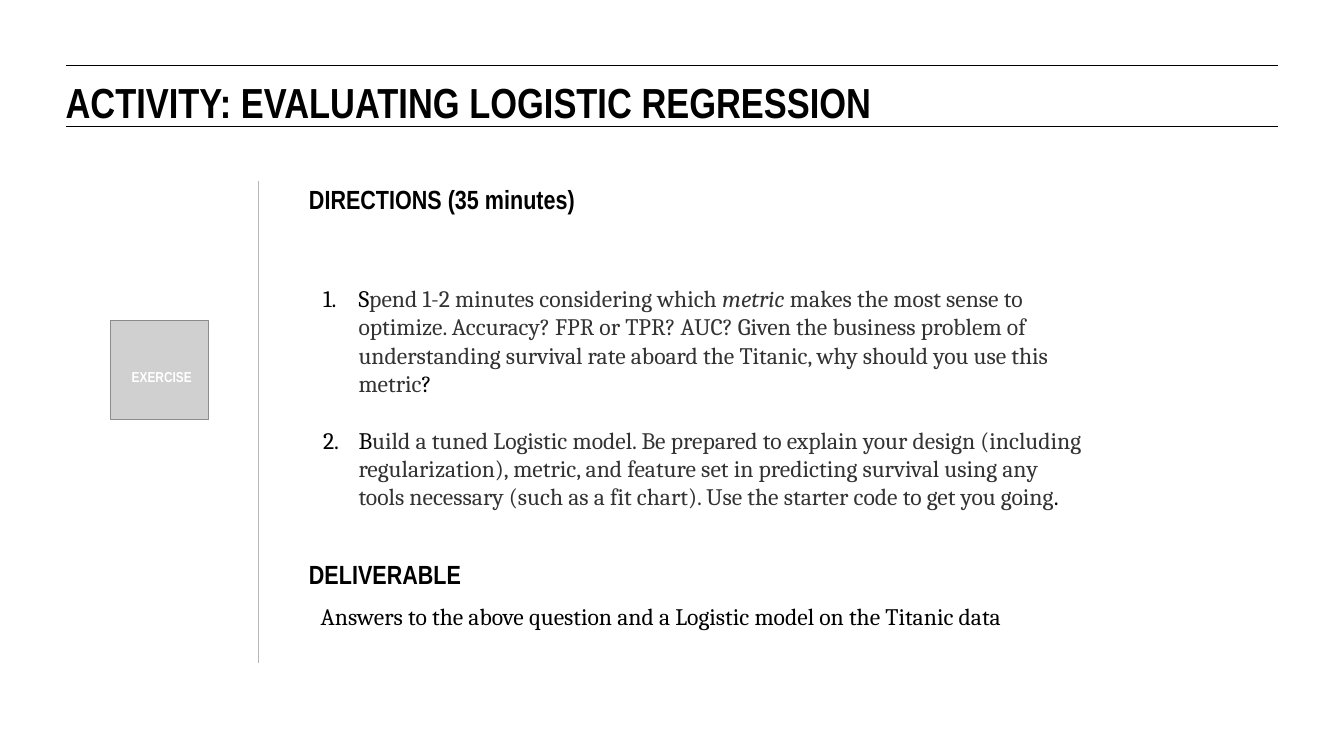
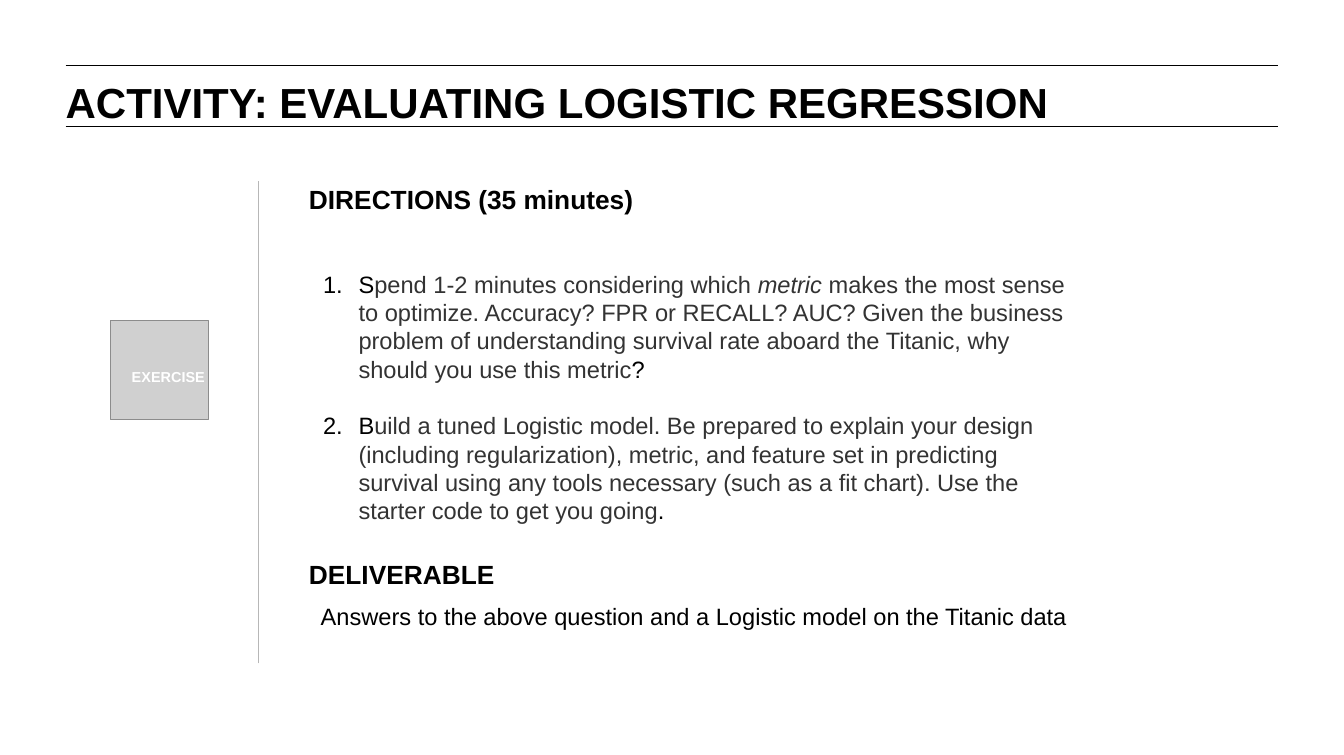
Before and after one commit to matanefron/data-sets, a slide deck: slide 52 of lessons/lesson-9/09-intro-to-logistic-regression.pptx (slide 61 before the commit). Drawn at 1344x755 pixels with LibreOffice and Linux fonts; fonts in the diff are those of the drawing; grey boxes stand for pictures. Boxes give left, top, right and bottom in pixels: in the first picture for what was removed or moved away, otherwise in the second. Text is boxed around its words. In the diff, an @@ line names an element or a change of style, - is before the commit and + after.

```diff
--- a/lessons/lesson-9/09-intro-to-logistic-regression.pptx
+++ b/lessons/lesson-9/09-intro-to-logistic-regression.pptx
@@ font Arial Narrow to Arial in 4 elements at bbox=[132, 372, 205, 382], bbox=[309, 566, 494, 584], bbox=[309, 190, 633, 215], bbox=[66, 88, 1048, 119] @@
@@ text at bbox=[359, 276, 1065, 383]: text changed; font Cambria to Arial @@
-1. Spend 1-2 minutes considering which metric makes the most sense to optimize. Accuracy? FPR or TPR? AUC? Given the business problem of understanding survival rate aboard the Titanic, why should you use this metric?
+1. Spend 1-2 minutes considering which metric makes the most sense to optimize. Accuracy? FPR or RECALL? AUC? Given the business problem of understanding survival rate aboard the Titanic, why should you use this metric?
@@ text at bbox=[359, 417, 1034, 524]: font Cambria to Arial in "Build a tuned Logistic model. Be prepared ..." @@
@@ text "Answers to the above question ..." at bbox=[321, 608, 1066, 630]: font Cambria to Arial @@
```
Also in this commit, not shown: 46 other slides changed, 8 slides added, 21 slides removed, 9 other files.
